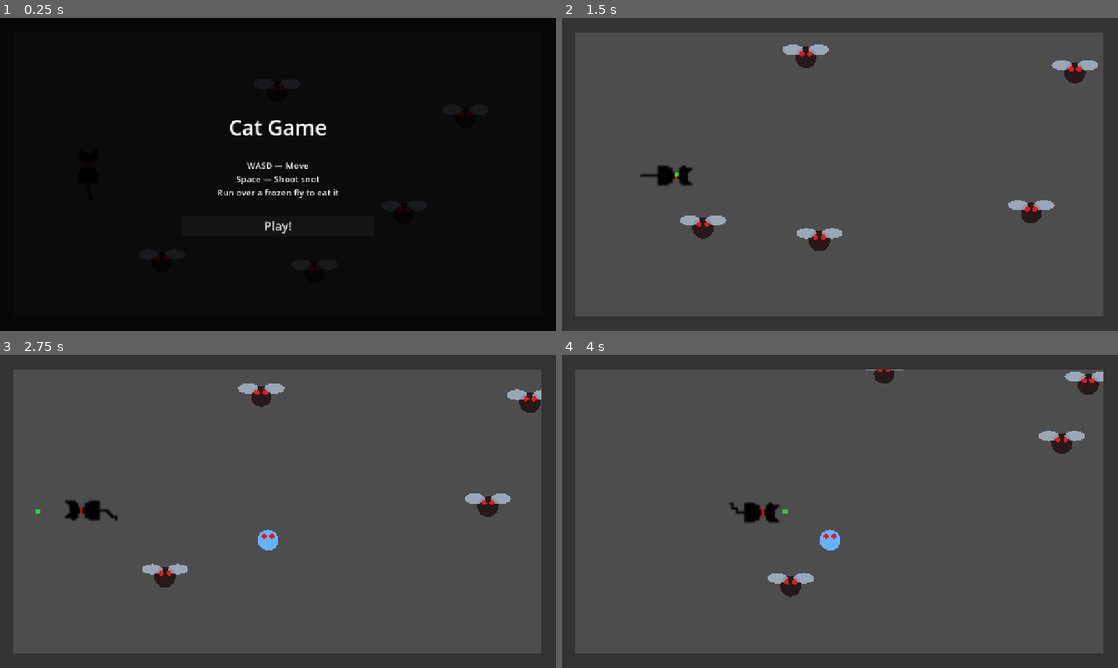
Above: before the commit, frames 1-4 (two rows, left to right).
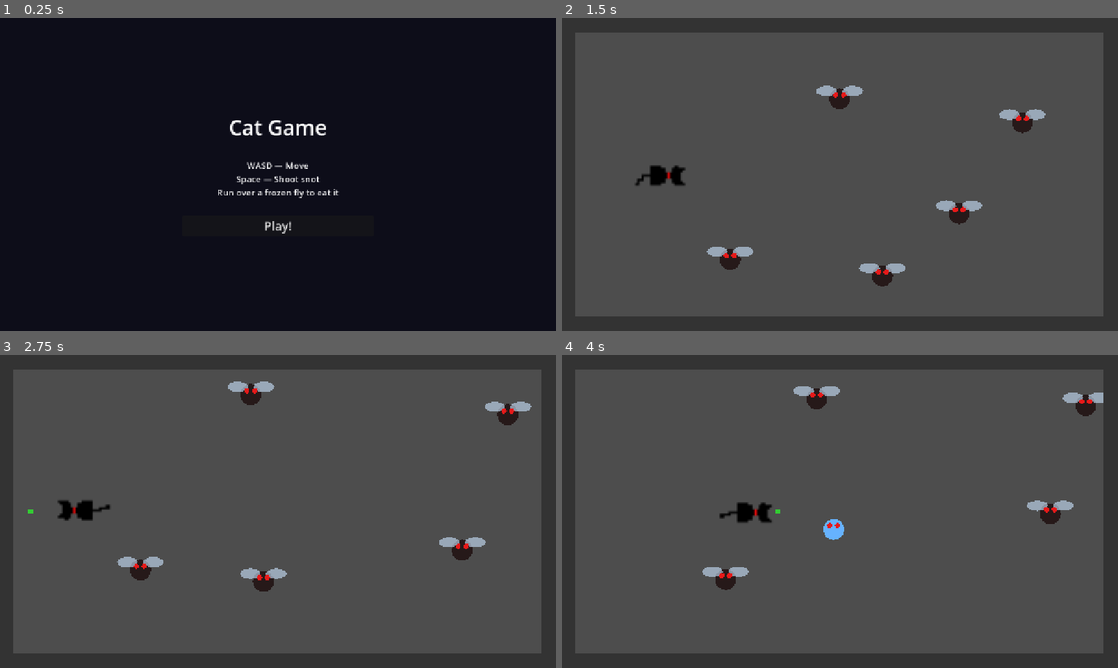
Above: after the commit, the same moments.

Repository: christophertrev/cat-game
Game: Godot game, scene res://scenes/start_screen.tscn
The game is run twice, just before and just after one commit, with the same random seed, the same clock (stepped at 60 frames per second) and the same inputs. Before the commit the project starts from res://scenes/level_test.tscn.
Inputs:
- Up to frame 1 (0.25 s): no input
- Up to frame 2 (1.5 s): click "Play!" at 0.5 s; tap Enter (p2_action) at 1.25 s; hold D (p1_right) from 1.28 s (still down); tap Space (p1_action) at 1.35 s
- Up to frame 3 (2.75 s): release D (p1_right) at 2.03 s; hold A (p1_left) from 2.03 s (still down); tap Space (p1_action) at 2.1 s
- Up to frame 4 (4 s): release A (p1_left) at 2.78 s; hold D (p1_right) from 2.78 s (still down); tap Enter (p2_action) at 2.85 s; tap Space (p1_action) at 3.05, 3.6 s

The runs differ from the first frame. In frame 1, 0.2% of the frame differs, in the area x 14-18%, y 42-59%; in frame 2, 3.9%, in the area x 13-97%, y 8-86%; in frame 3, 3.3%; in frame 4, 3.2%.

Commit message:
Add character select screen and GameState autosingleton
Flow: Start Screen -> Char Select -> Level. Player chooses between
Zuko (snot shooter) and Toph (pouncer, coming soon). GameState
singleton persists the choice into the level.

Co-Authored-By: Claude Sonnet 4.6 <noreply@anthropic.com>

Diff:
--- a/project.godot
+++ b/project.godot
@@ -11,7 +11,7 @@
 [application]
 
 config/name="cat-game"
-run/main_scene="res://scenes/level_test.tscn"
+run/main_scene="res://scenes/start_screen.tscn"
 config/features=PackedStringArray("4.6", "Mobile")
 config/icon="res://icon.svg"
 
@@ -85,6 +85,10 @@
 ]
 }
 
+[autoload]
+
+GameState="*res://scripts/game_state.gd"
+
 [physics]
 
 3d/physics_engine="Jolt Physics"
--- /dev/null
+++ b/scenes/char_select.tscn
@@ -0,0 +1,113 @@
+[gd_scene load_steps=2 format=3 uid="uid://char_select"]
+
+[ext_resource type="Script" path="res://scripts/char_select.gd" id="1"]
+
+[node name="CharSelect" type="Control"]
+anchor_right = 1.0
+anchor_bottom = 1.0
+script = ExtResource("1")
+
+[node name="Background" type="ColorRect" parent="."]
+anchor_right = 1.0
+anchor_bottom = 1.0
+color = Color(0.05, 0.05, 0.1, 1)
+
+[node name="Title" type="Label" parent="."]
+anchor_left = 0.5
+anchor_top = 0.0
+anchor_right = 0.5
+anchor_bottom = 0.0
+offset_left = -220.0
+offset_top = 40.0
+offset_right = 220.0
+offset_bottom = 100.0
+text = "Choose Your Cat"
+horizontal_alignment = 1
+theme_override_font_sizes/font_size = 40
+
+[node name="HBox" type="HBoxContainer" parent="."]
+anchor_left = 0.5
+anchor_top = 0.5
+anchor_right = 0.5
+anchor_bottom = 0.5
+offset_left = -310.0
+offset_top = -150.0
+offset_right = 310.0
+offset_bottom = 150.0
+theme_override_constants/separation = 60
+alignment = 1
+
+[node name="ZukoCard" type="VBoxContainer" parent="HBox"]
+layout_mode = 2
+custom_minimum_size = Vector2(260, 280)
+theme_override_constants/separation = 12
+
+[node name="ZukoName" type="Label" parent="HBox/ZukoCard"]
+layout_mode = 2
+text = "Zuko"
+horizontal_alignment = 1
+theme_override_font_sizes/font_size = 36
+
+[node name="ZukoRole" type="Label" parent="HBox/ZukoCard"]
+layout_mode = 2
+text = "Snot Shooter"
+horizontal_alignment = 1
+theme_override_font_sizes/font_size = 18
+
+[node name="ZukoDivider" type="Control" parent="HBox/ZukoCard"]
+layout_mode = 2
+custom_minimum_size = Vector2(0, 12)
+
+[node name="ZukoDesc" type="Label" parent="HBox/ZukoCard"]
+layout_mode = 2
+text = "Shoot a snot ball to freeze\na fly, then run over it\nto eat it."
+horizontal_alignment = 1
+theme_override_font_sizes/font_size = 16
+autowrap_mode = 3
+
+[node name="TophCard" type="VBoxContainer" parent="HBox"]
+layout_mode = 2
+custom_minimum_size = Vector2(260, 280)
+theme_override_constants/separation = 12
+
+[node name="TophName" type="Label" parent="HBox/TophCard"]
+layout_mode = 2
+text = "Toph"
+horizontal_alignment = 1
+theme_override_font_sizes/font_size = 36
+
+[node name="TophRole" type="Label" parent="HBox/TophCard"]
+layout_mode = 2
+text = "Pouncer"
+horizontal_alignment = 1
+theme_override_font_sizes/font_size = 18
+
+[node name="TophDivider" type="Control" parent="HBox/TophCard"]
+layout_mode = 2
+custom_minimum_size = Vector2(0, 12)
+
+[node name="TophDesc" type="Label" parent="HBox/TophCard"]
+layout_mode = 2
+text = "Hold action to aim,\nrelease to launch.\nAny fly you hit dies."
+horizontal_alignment = 1
+theme_override_font_sizes/font_size = 16
+autowrap_mode = 3
+
+[node name="TophComingSoon" type="Label" parent="HBox/TophCard"]
+layout_mode = 2
+text = "(Coming Soon)"
+horizontal_alignment = 1
+theme_override_font_sizes/font_size = 14
+
+[node name="Hint" type="Label" parent="."]
+anchor_left = 0.5
+anchor_top = 1.0
+anchor_right = 0.5
+anchor_bottom = 1.0
+offset_left = -280.0
+offset_top = -60.0
+offset_right = 280.0
+offset_bottom = -20.0
+text = "A / D to choose     Space to confirm"
+horizontal_alignment = 1
+theme_override_font_sizes/font_size = 18
--- a/scenes/level_test.tscn
+++ b/scenes/level_test.tscn
@@ -1,10 +1,9 @@
-[gd_scene load_steps=7 format=3 uid="uid://level_test"]
+[gd_scene load_steps=6 format=3 uid="uid://level_test"]
 
 [ext_resource type="PackedScene" path="res://scenes/player.tscn" id="1"]
 [ext_resource type="PackedScene" path="res://scenes/fly.tscn" id="2"]
 [ext_resource type="Script" path="res://scripts/level.gd" id="3"]
 [ext_resource type="PackedScene" path="res://scenes/win_screen.tscn" id="4"]
-[ext_resource type="PackedScene" path="res://scenes/start_screen.tscn" id="5"]
 
 [sub_resource type="RectangleShape2D" id="1"]
 size = Vector2(1280, 32)
@@ -92,5 +91,3 @@
 color = Color(0.2, 0.2, 0.2, 1)
 
 [node name="WinScreen" parent="." instance=ExtResource("4")]
-
-[node name="StartScreen" parent="." instance=ExtResource("5")]
--- a/scenes/start_screen.tscn
+++ b/scenes/start_screen.tscn
@@ -2,13 +2,15 @@
 
 [ext_resource type="Script" path="res://scripts/start_screen.gd" id="1"]
 
-[node name="StartScreen" type="CanvasLayer"]
+[node name="StartScreen" type="Control"]
+anchor_right = 1.0
+anchor_bottom = 1.0
 script = ExtResource("1")
 
 [node name="Background" type="ColorRect" parent="."]
 anchor_right = 1.0
 anchor_bottom = 1.0
-color = Color(0, 0, 0, 0.85)
+color = Color(0.05, 0.05, 0.1, 1)
 
 [node name="VBox" type="VBoxContainer" parent="."]
 anchor_left = 0.5
@@ -44,9 +46,9 @@
 layout_mode = 2
 custom_minimum_size = Vector2(0, 8)
 
-[node name="StartButton" type="Button" parent="VBox"]
+[node name="PlayButton" type="Button" parent="VBox"]
 layout_mode = 2
 text = "Play!"
 theme_override_font_sizes/font_size = 28
 
-[connection signal="pressed" from="VBox/StartButton" to="." method="_on_start_pressed"]
+[connection signal="pressed" from="VBox/PlayButton" to="." method="_on_play_pressed"]
--- /dev/null
+++ b/scripts/char_select.gd
@@ -0,0 +1,26 @@
+extends Control
+
+var selected: int = 0
+
+@onready var cards: Array[Control] = [$HBox/ZukoCard, $HBox/TophCard]
+
+func _ready() -> void:
+	_update_highlight()
+
+func _process(_delta: float) -> void:
+	if Input.is_action_just_pressed("p1_left"):
+		selected = 0
+		_update_highlight()
+	elif Input.is_action_just_pressed("p1_right"):
+		selected = 1
+		_update_highlight()
+	if Input.is_action_just_pressed("p1_action"):
+		_confirm()
+
+func _update_highlight() -> void:
+	for i in cards.size():
+		cards[i].modulate = Color.WHITE if i == selected else Color(0.35, 0.35, 0.35)
+
+func _confirm() -> void:
+	GameState.character = "zuko" if selected == 0 else "toph"
+	get_tree().change_scene_to_file("res://scenes/level_test.tscn")
--- /dev/null
+++ b/scripts/game_state.gd
@@ -0,0 +1,3 @@
+extends Node
+
+var character: String = "zuko"
--- a/scripts/level.gd
+++ b/scripts/level.gd
@@ -1,22 +1,13 @@
 extends Node2D
 
 @onready var win_screen: CanvasLayer = $WinScreen
-@onready var start_screen: CanvasLayer = $StartScreen
 
 var game_over: bool = false
-var game_started: bool = false
 
 func _ready() -> void:
 	win_screen.restart_pressed.connect(_on_restart_pressed)
-	start_screen.start_pressed.connect(_on_start_pressed)
-
-func _on_start_pressed() -> void:
-	game_started = true
 
 func _process(_delta: float) -> void:
-	if not game_started:
-		return
-
 	if game_over:
 		if Input.is_action_just_pressed("p1_action") or Input.is_action_just_pressed("p2_action"):
 			_on_restart_pressed()
--- a/scripts/start_screen.gd
+++ b/scripts/start_screen.gd
@@ -1,10 +1,4 @@
-extends CanvasLayer
+extends Control
 
-signal start_pressed
-
-func _ready() -> void:
-	show()
-
-func _on_start_pressed() -> void:
-	start_pressed.emit()
-	hide()
+func _on_play_pressed() -> void:
+	get_tree().change_scene_to_file("res://scenes/char_select.tscn")
Not shown, added: scripts/char_select.gd.uid
Not shown, added: scripts/game_state.gd.uid
